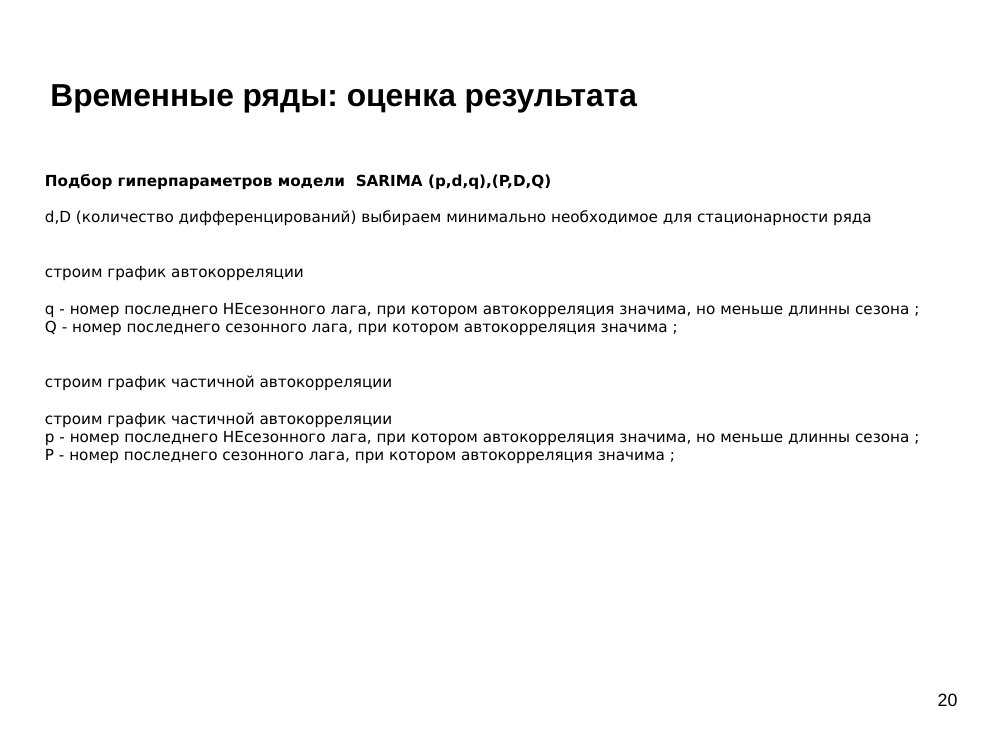
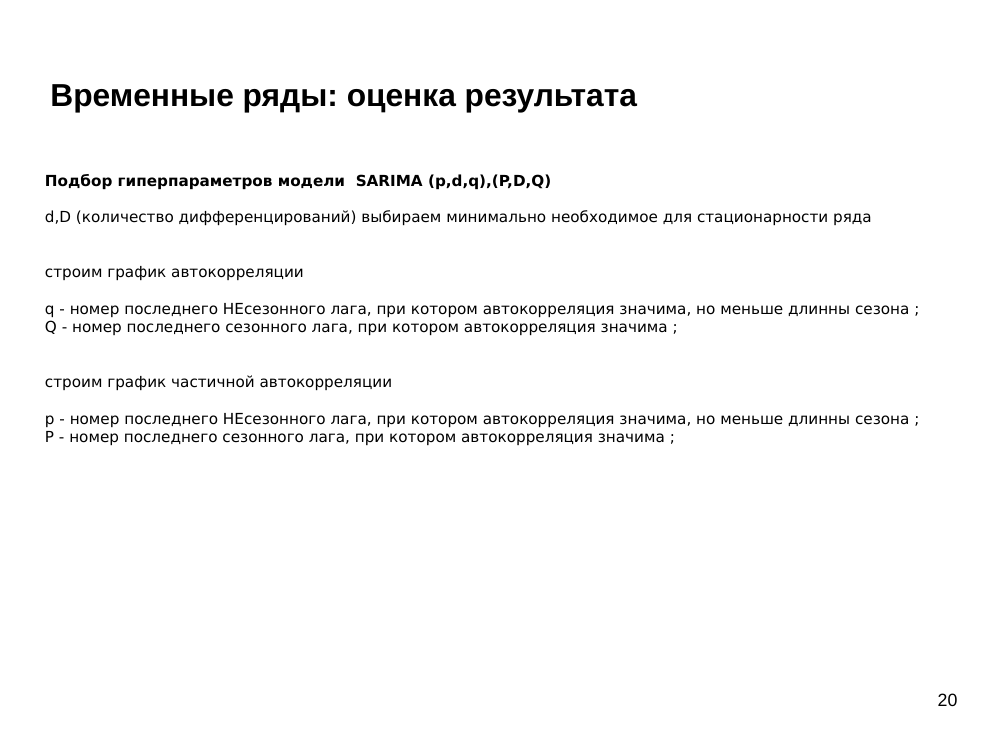
Before and after one commit to mechanoid5/ml_lectorium_2024_I, a slide deck: slide 20 of 22-time-series.odp. Drawn at 1008x756 pixels with LibreOffice and Linux fonts; fonts in the diff are those of the drawing; background and template pictures are left out. Boxes give left, top, right and bottom in pixels: in the first picture for what was removed or moved away, otherwise in the second. Text is boxed around its words. In the diff, an @@ line names an element or a change of style, - is before the commit and + after.

```diff
--- a/22-time-series.odp
+++ b/22-time-series.odp
@@ text at [45, 412, 393, 428]: paragraph removed @@
-строим график частичной автокорреляции
```
Also in this commit, not shown: 4 other files.
